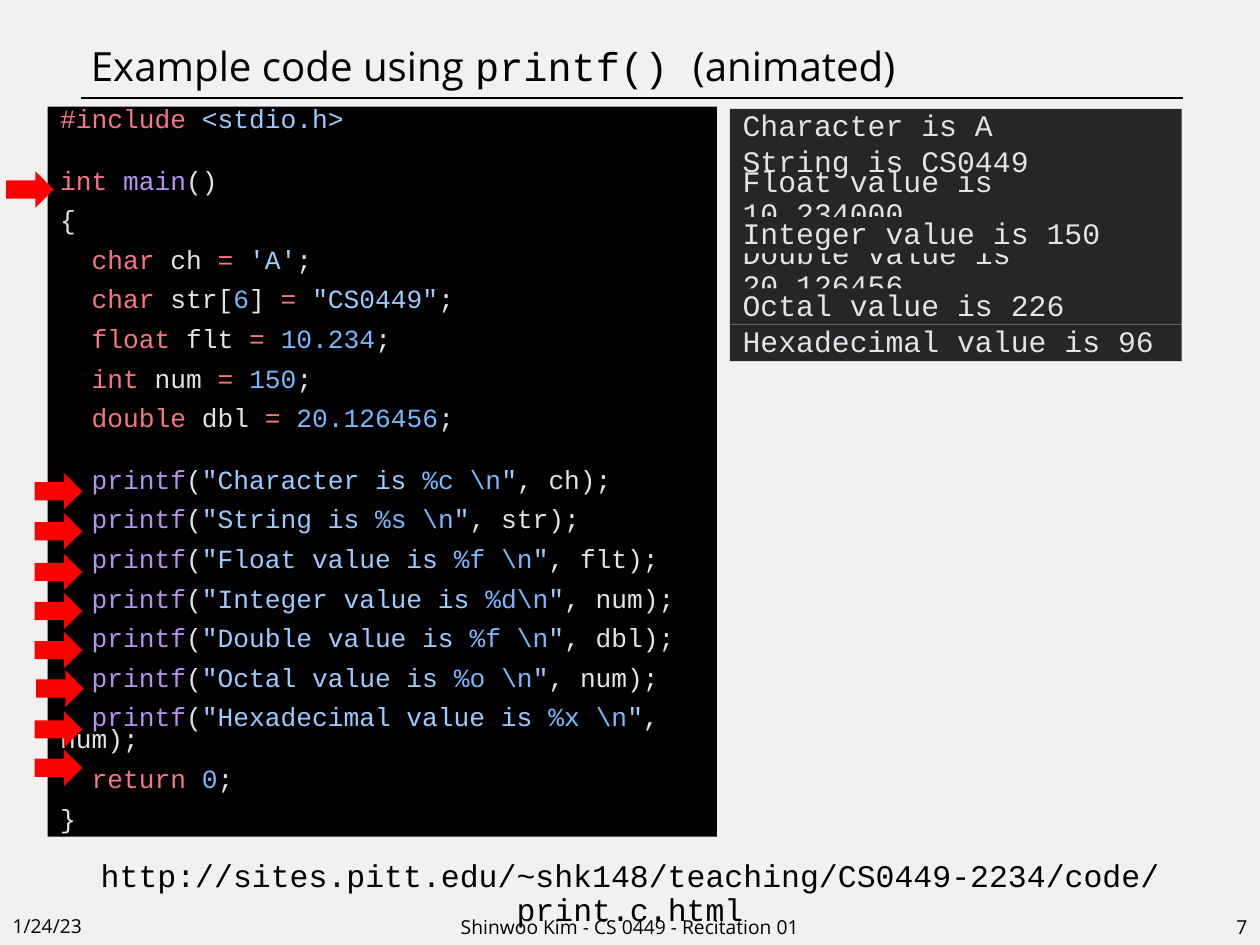
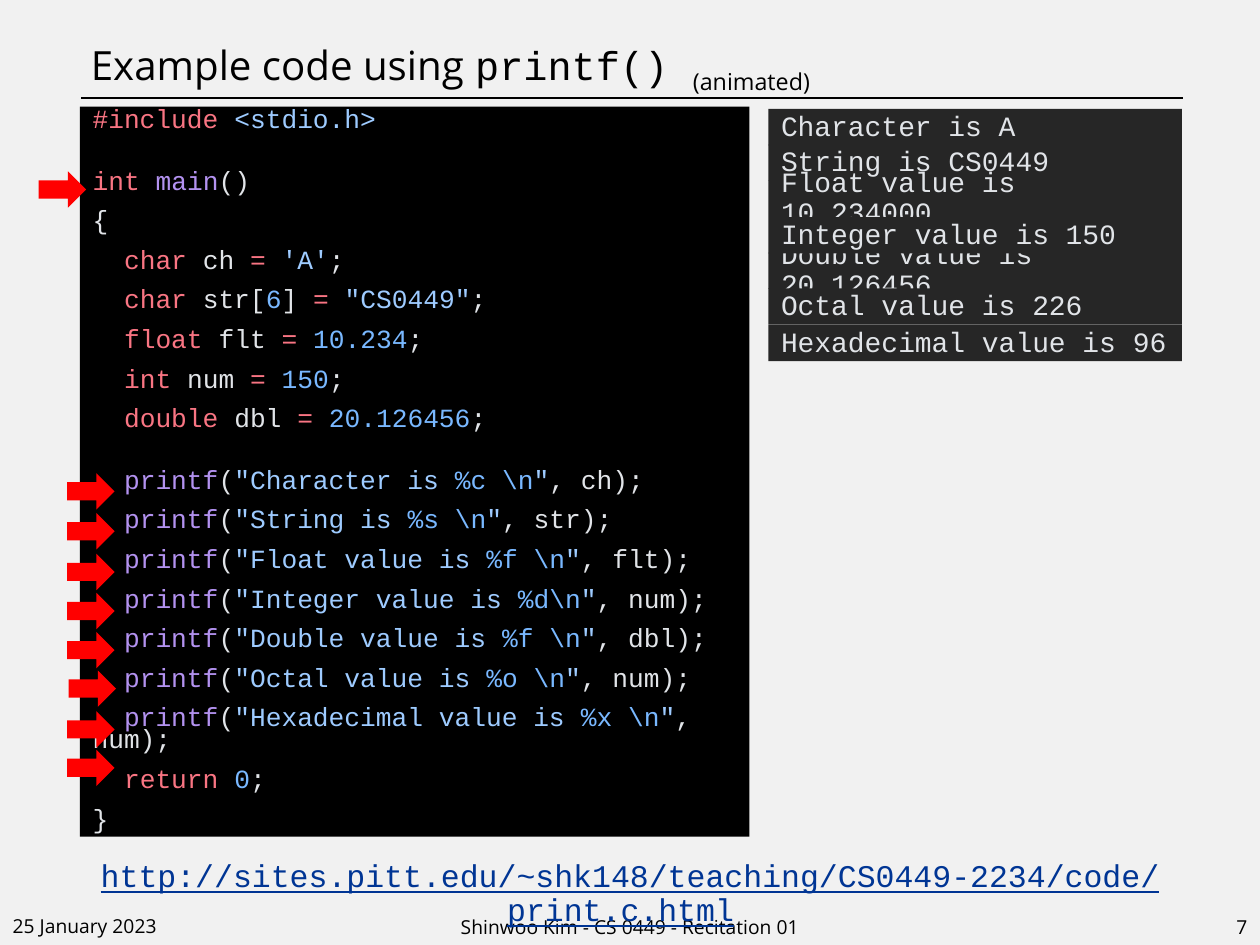
Before and after one commit to shinwookim/website-archive, a slide deck: slide 7 of teaching/CS0449-2234/rec01.pptx. Drawn at 1260x945 pixels with LibreOffice and Linux fonts; fonts in the diff are those of the drawing. Boxes give left, top, right and bottom in pixels: in the first picture for what was removed or moved away, otherwise in the second. Text is boxed around its words. In the diff, an @@ line names an element or a change of style, - is before the commit and + after.

```diff
--- a/teaching/CS0449-2234/rec01.pptx
+++ b/teaching/CS0449-2234/rec01.pptx
@@ title "Example code using printf() (animated)" at (91,49,810,94): now subscript in "(animated)" @@
@@ text "#include <stdio.h>": place and size @@
-text "#include <stdio.h>" at (48,107,717,838)
+text "#include <stdio.h>" at (79,107,748,838)
@@ rectangle "Character is A": place and size @@
-rectangle "Character is A" at (730,110,1181,146)
+rectangle "Character is A" at (769,110,1182,146)
@@ text "String is CS0449": place and size @@
-text "String is CS0449" at (743,151,1028,181)
+text "String is CS0449" at (781,152,1049,180)
@@ text "Float value is 10.234000": place and size @@
-text "Float value is 10.234000" at (743,171,993,233)
+text "Float value is 10.234000" at (781,172,1016,231)
@@ text "Integer value is 150": place and size @@
-text "Integer value is 150" at (743,223,1101,250)
+text "Integer value is 150" at (781,224,1116,250)
@@ text "Double value is 20.126456": place and size @@
-text "Double value is 20.126456" at (743,243,1011,305)
+text "Double value is 20.126456" at (781,244,1033,303)
@@ size 17 to 16 pt in 7 elements at (769,110,1182,146), (781,152,1049,180), (781,244,1033,303), (769,325,1182,362), (781,172,1016,231), (781,224,1116,250), (781,295,1082,316) @@
@@ text "Octal value is 226": place and size @@
-text "Octal value is 226" at (743,294,1065,317)
+text "Octal value is 226" at (781,295,1082,316)
@@ rectangle "Hexadecimal value is 96": place and size @@
-rectangle "Hexadecimal value is 96" at (730,325,1181,362)
+rectangle "Hexadecimal value is 96" at (769,325,1182,362)
@@ right arrow: place and size @@
-right arrow at (37,670,84,707)
+right arrow at (68,670,116,707)
@@ 8 right arrows: place and size @@
-8 right arrows at (6,171,82,786)
+8 right arrows at (39,171,115,786)
@@ text "http://sites.pitt.edu/~shk148/teaching/CS0449-2234/code/prin ..." at (101,864,1159,930): text colour #000000 to #003594, underline on @@
@@ text at (13,919,156,938): text changed @@
-1/24/23
+25 January 2023
```
Also in this commit, not shown: 8 other slides changed.
